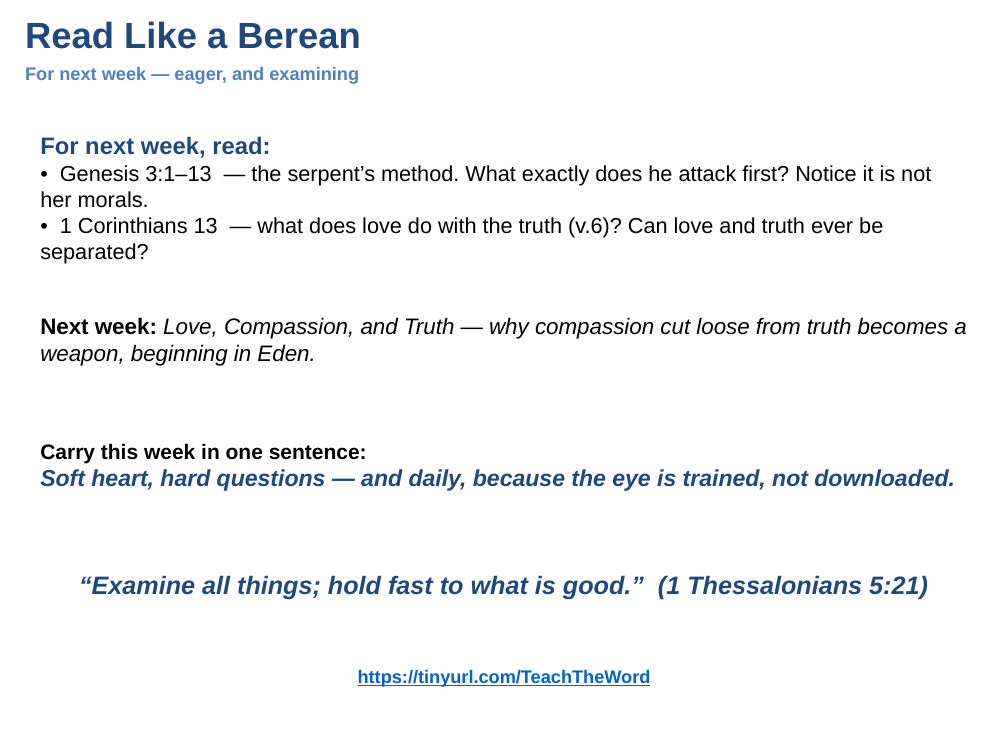
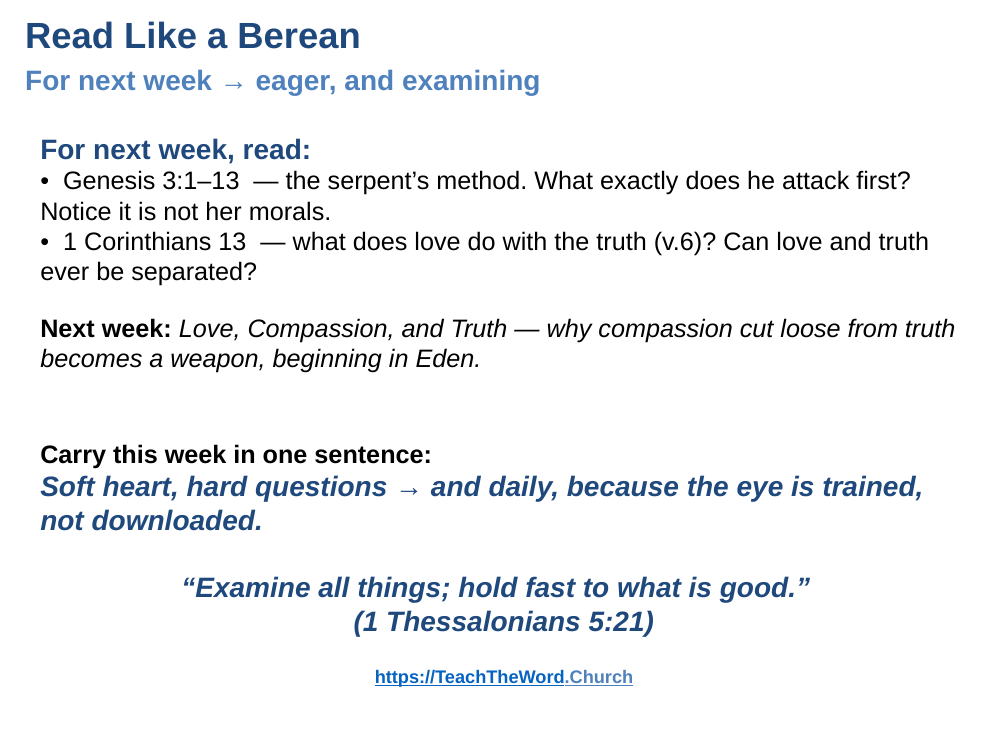
Before and after one commit to UsefulEngines/EvangelismPublic, a slide deck: slide 7 of 2026-Q4/05-TheBereanMethod/Week05-TheBereanMethod.pptx. Drawn at 1008x756 pixels with LibreOffice and Linux fonts; fonts in the diff are those of the drawing. Boxes give left, top, right and bottom in pixels: in the first picture for what was removed or moved away, otherwise in the second. Text is boxed around its words. In the diff, an @@ line names an element or a change of style, - is before the commit and + after.

```diff
--- a/2026-Q4/05-TheBereanMethod/Week05-TheBereanMethod.pptx
+++ b/2026-Q4/05-TheBereanMethod/Week05-TheBereanMethod.pptx
@@ text at (25,69,541,95): text changed; size 13 to 20 pt @@
-For next week — eager, and examining
+For next week → eager, and examining
@@ text "For next week, read: • ..." at (40,138,929,286): size 17 to 20 pt in "For next week, read:"; size 15.5 to 18 pt @@
@@ text "Next week: Love, Compassion, and ..." at (40,318,955,373): size 16 to 18 pt @@
@@ text at (40,444,923,531): text changed; size 16.5 to 20 pt @@
-Carry this week in one sentence:
-Soft heart, hard questions — and daily, because the eye is trained, not downloaded.
+Carry this week in one sentence:
+Soft heart, hard questions → and daily, because the eye is trained, not downloaded.
@@ text at (181,576,810,636): text changed; size 18 to 20 pt @@
-“Examine all things; hold fast to what is good.” (1 Thessalonians 5:21)
+“Examine all things; hold fast to what is good.”
+(1 Thessalonians 5:21)
@@ text at (375,669,633,687): text changed @@
-https://tinyurl.com/TeachTheWord
+https://TeachTheWord.Church
```
Also in this commit, not shown: 6 other slides changed.
